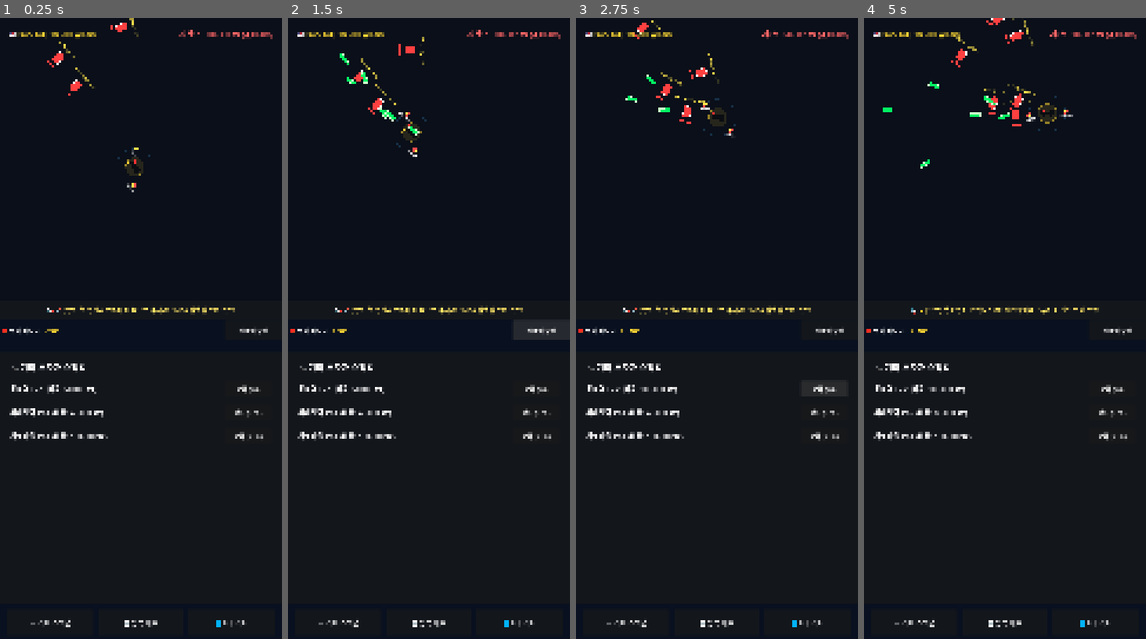
Above: before the commit, frames 1-4 (left to right).
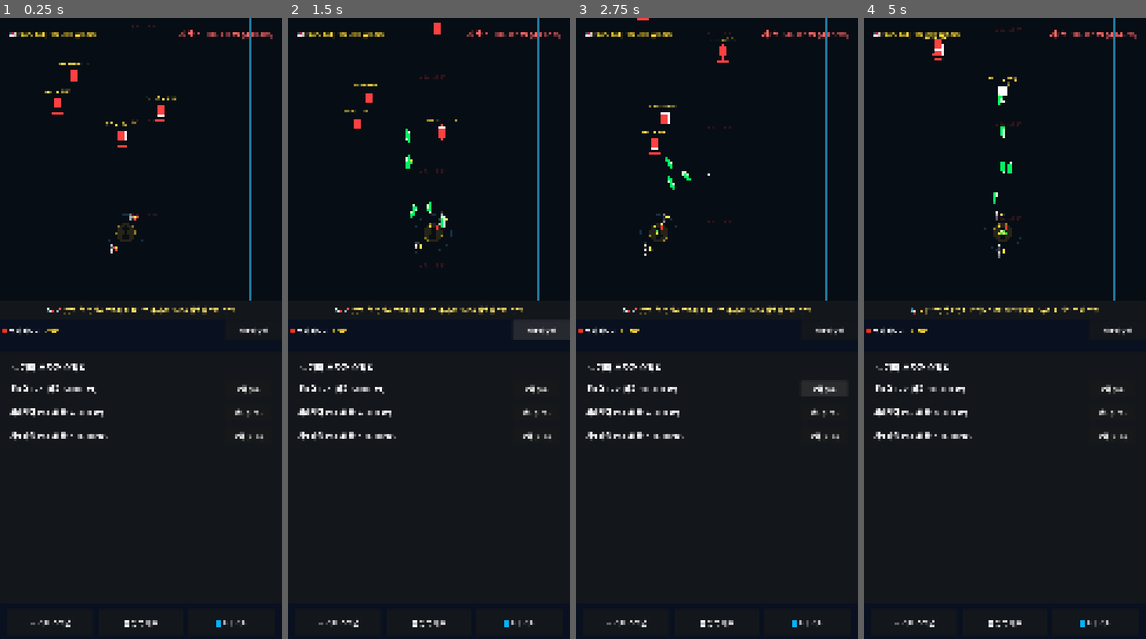
Above: after the commit, the same moments.

Repository: gamcatch/stock-rpg
Game: Godot game, scene res://scenes/ui/main_screen.tscn
Same seed, same stepped clock (60 frames per second), same inputs: the game is played once before the commit and once after it.
Inputs (mouse positions are in pixels of both pictures, inside the frame that each line leads up to):
- Up to frame 1 (0.25 s): no input
- Up to frame 2 (1.5 s): move the mouse to (491, 303) at 0.52 s; hold D (move_right) 0.53-1.25 s; click (491, 303) at 0.67 s; click "원클릭 수령" at 1.25 s
- Up to frame 3 (2.75 s): click "강화 (+8)" at 2 s
- Up to frame 4 (5 s): drag from (948, 365) to (1005, 117) at 2.77 s; click "강화 (+80)" at 3.5 s; move the mouse to (1033, 191) at 4.27 s; hold D (move_right) from 4.28 s (still down)

The runs differ from the first frame. In frame 1, 1.4% of the frame differs, in the area x 15-90%, y 0-46%; in frame 2, 1.6%; in frame 3, 1.6%; in frame 4, 1.9%, in the area x 6-95%, y 0-46%.

Commit message:
fix: 방치형 맵 무한 스크롤 연출, 캔들 몬스터 피격/처치 및 개미 앵커링 수정

Diff:
--- a/scenes/battle/battle_field.gd
+++ b/scenes/battle/battle_field.gd
@@ -18,33 +18,34 @@
 var scroll_offset_y: float = 0.0
 
 func _ready():
-	# 1. 단일 개미 플레이어 생성
+	# 1. 단일 개미 플레이어 생성 (하단 앵커)
 	player = player_ant_scene.instantiate()
-	player.position = Vector2(540, 600)
+	player.position = Vector2(540, 820)
 	add_child(player)
 
 	# 2. 실시간 속보 시그널 연결
 	if MarketDataManager.has_signal("breaking_news_alert"):
 		MarketDataManager.breaking_news_alert.connect(_on_breaking_news_received)
 
-	# 3. 초기 스폰 3개 종목
-	for i in range(3):
-		_spawn_random_stock_enemy(Vector2(randf_range(200, 880), player.position.y - randf_range(300, 600)))
+	# 3. 초기 스폰 4개 종목 (상단~중단)
+	for i in range(4):
+		_spawn_random_stock_enemy(Vector2(randf_range(200, 880), randf_range(150, 450)))
 
 func _process(delta: float):
 	if Global.is_game_over or Global.is_paused:
 		return
 
-	scroll_offset_y += delta * 60.0
+	# 시원하게 아래로 스크롤되는 속도감 (전진하는 연출)
+	scroll_offset_y += delta * 220.0
 	queue_redraw()
 
-	# 캔들 몬스터 주기적 스폰
+	# 캔들 몬스터 주기적 스폰 (상단에서 등장)
 	spawn_timer += delta
 	if spawn_timer >= spawn_interval:
 		spawn_timer = 0.0
 		var enemies_count = get_tree().get_nodes_in_group("enemies").size()
-		if enemies_count < 12 and player != null:
-			var spawn_pos = Vector2(randf_range(160, 920), player.position.y - randf_range(350, 650))
+		if enemies_count < 10 and player != null:
+			var spawn_pos = Vector2(randf_range(180, 900), randf_range(-60, 20))
 			_spawn_random_stock_enemy(spawn_pos)
 
 # ------------------------------------------------------------------------------
@@ -98,9 +99,8 @@
 	print("[BattleField] 주식 속보 수신! 개미 전방에 긴급 이벤트 포털을 생성합니다: ", headline)
 
 	var portal = news_portal_scene.instantiate()
-	# 개미 전방 180px 위치에 스폰
-	var spawn_offset = Vector2(0, -180).rotated(player.rotation)
-	portal.position = player.position + spawn_offset
+	# 개미 전방(위쪽) 200px 위치에 스폰
+	portal.position = Vector2(player.position.x, player.position.y - 200.0)
 
 	var stock_name = "관련 우량주"
 	if headline.contains("한미반도체"): stock_name = "한미반도체"
@@ -113,19 +113,35 @@
 	add_child(portal)
 
 # ------------------------------------------------------------------------------
-# 🎨 배경 차트 그리드 렌더링 (사이버틱 네온 MTS 분위기)
+# 🎨 배경 차트 고속도로 렌더링 (살아 숨쉬는 증시 전장)
 # ------------------------------------------------------------------------------
 func _draw():
+	var font = ThemeDB.fallback_font
+
+	# 1. 짙은 사이버 차트 배경
 	var bg_rect = Rect2(0, 0, 1080, 1080)
-	draw_rect(bg_rect, Color(0.04, 0.06, 0.10))
+	draw_rect(bg_rect, Color(0.03, 0.05, 0.08))
 
-	# 네온 그리드 라인
-	var grid_size = 120.0
-	var offset_y = fmod(scroll_offset_y, grid_size)
+	# 2. 고속도로 사이드 네온 가드레일 (좌/우)
+	draw_line(Vector2(120, 0), Vector2(120, 1080), Color(0.18, 0.75, 1.0, 0.6), 3.0)
+	draw_line(Vector2(960, 0), Vector2(960, 1080), Color(0.18, 0.75, 1.0, 0.6), 3.0)
 
-	for y in range(int(-grid_size), 1080 + int(grid_size), int(grid_size)):
-		var line_y = float(y) + offset_y
-		draw_line(Vector2(0, line_y), Vector2(1080, line_y), Color(0.12, 0.20, 0.32, 0.4), 1.0)
+	# 3. 아래로 고속 질주하는 도로 차선 (Street Dashes)
+	var dash_length = 60.0
+	var gap = 50.0
+	var total_step = dash_length + gap
+	var scroll_y = fmod(scroll_offset_y, total_step)
 
-	for x in range(0, 1080, int(grid_size)):
-		draw_line(Vector2(x, 0), Vector2(x, 1080), Color(0.12, 0.20, 0.32, 0.3), 1.0)
+	var lanes = [380.0, 540.0, 700.0]
+	for lane_x in lanes:
+		for y in range(-int(total_step), 1080 + int(total_step), int(total_step)):
+			var start_pt = Vector2(lane_x, float(y) + scroll_y)
+			var end_pt = Vector2(lane_x, float(y) + scroll_y + dash_length)
+			draw_line(start_pt, end_pt, Color(0.3, 0.8, 1.0, 0.45), 2.5)
+
+	# 4. 도로 바닥에 은은하게 흐르는 홀로그램 상승 텍스트 ("BULL RUN ▲ 떡상")
+	var text_step = 360.0
+	var text_scroll_y = fmod(scroll_offset_y * 0.7, text_step)
+	for ty in range(-int(text_step), 1080 + int(text_step), int(text_step)):
+		var pos_y = float(ty) + text_scroll_y
+		draw_string(font, Vector2(500, pos_y), "▲ BULL RUN", HORIZONTAL_ALIGNMENT_CENTER, -1, 18, Color(1.0, 0.25, 0.25, 0.18))
--- a/scenes/battle/player_ant.gd
+++ b/scenes/battle/player_ant.gd
@@ -38,27 +38,24 @@
 
 	orbit_angle += delta * 2.5
 
-	# 1. 자동 목표 탐색 및 전진 (Auto-Nav)
+	# 1. 자동 목표 탐색 및 좌우 조준 기동 (방치형 RPG 레이아웃)
 	var target = _find_nearest_enemy()
+	var base_y = 820.0
+
 	if target and is_instance_valid(target):
-		var to_target = (target.global_position - global_position)
-		var dist = to_target.length()
+		var target_x = clamp(target.global_position.x, 180.0, 900.0)
+		var desired_pos = Vector2(target_x, base_y)
+		global_position = global_position.lerp(desired_pos, 6.0 * delta)
 
-		# 사거리 유지하며 접근
-		if dist > 200.0:
-			velocity = to_target.normalized() * move_speed
-		elif dist < 120.0:
-			velocity = -to_target.normalized() * (move_speed * 0.5)
-		else:
-			velocity = Vector2(-to_target.y, to_target.x).normalized() * (move_speed * 0.6)
+		# 전방 적 조준
+		var aim_angle = (target.global_position - global_position).angle()
+		rotation = lerp_angle(rotation, aim_angle, 15.0 * delta)
+	else:
+		# 적이 없으면 중앙 복귀 및 전방 조준
+		var center_pos = Vector2(540.0, base_y)
+		global_position = global_position.lerp(center_pos, 4.0 * delta)
+		rotation = lerp_angle(rotation, -PI / 2.0, 10.0 * delta)
 
-		rotation = lerp_angle(rotation, to_target.angle(), 12.0 * delta)
-	else:
-		# 적이 없으면 전방(위쪽)으로 완만히 전진
-		velocity = Vector2(0, -move_speed * 0.8)
-		rotation = lerp_angle(rotation, -PI/2.0, 8.0 * delta)
-
-	move_and_slide()
 	queue_redraw()
 
 	# 2. 자동 사격 프로세스
--- a/scenes/battle/stock_candle_enemy.gd
+++ b/scenes/battle/stock_candle_enemy.gd
@@ -22,7 +22,10 @@
 var hit_flash_timer: float = 0.0
 var exp_gem_scene: PackedScene = preload("res://scenes/exp_gem.tscn")
 
+var floating_damages: Array = [] # { text, pos, alpha, life }
+
 func _ready():
+	add_to_group("enemy")
 	add_to_group("enemies")
 	current_hp = max_hp
 	is_bull = (rate >= 0.0)
@@ -34,11 +37,11 @@
 	sector = s_sector
 	is_bull = (rate >= 0.0)
 
-	# 등락률에 따른 스탯 조정
+	# 등락률에 따른 스탯 조정 (상한가일수록 더 큰 보너스)
 	if is_bull:
-		max_hp = 80.0 + min(rate * 15.0, 300.0)
+		max_hp = 50.0 + min(rate * 10.0, 200.0)
 	else:
-		max_hp = 120.0 + min(abs(rate) * 20.0, 400.0) # 하락장일수록 더 단단한 저항
+		max_hp = 70.0 + min(abs(rate) * 12.0, 250.0)
 	current_hp = max_hp
 	queue_redraw()
 
@@ -49,26 +52,52 @@
 	if hit_flash_timer > 0:
 		hit_flash_timer -= delta
 
+	# 플로팅 데미지 텍스트 갱신
+	for i in range(floating_damages.size() - 1, -1, -1):
+		var fd = floating_damages[i]
+		fd["life"] -= delta
+		fd["pos"].y -= 40.0 * delta
+		fd["alpha"] = clamp(fd["life"] / 0.8, 0.0, 1.0)
+		if fd["life"] <= 0:
+			floating_damages.remove_at(i)
+
 	var player = get_tree().get_first_node_in_group("player")
 	if player and is_instance_valid(player):
-		var dir = (player.global_position - global_position).normalized()
+		# 플레이어 방향으로 전진
+		var to_player = (player.global_position - global_position)
+		var dir = to_player.normalized()
 		velocity = dir * move_speed
-		rotation = lerp_angle(rotation, dir.angle(), 8.0 * delta)
-		move_and_slide()
 
-		# 플레이어 접촉 공격
-		if global_position.distance_to(player.global_position) < 32.0:
-			player.current_hp -= 15.0 * delta
-			Global.player_hp = player.current_hp
+		# 플레이어 접촉 시 약한 피해
+		if to_player.length() < 36.0:
+			if player.has_method("take_hit"):
+				player.take_hit(12.0 * delta)
+			elif "current_hp" in player:
+				player.current_hp -= 12.0 * delta
+				Global.player_hp = player.current_hp
+	else:
+		# 플레이어가 없으면 화면 아래로 이동
+		velocity = Vector2(0, move_speed)
 
+	move_and_slide()
 	queue_redraw()
 
-func take_damage(amount: float, is_crit: bool = false):
+func take_damage(amount: float, extra_arg = null):
 	current_hp -= amount
-	hit_flash_timer = 0.12
+	hit_flash_timer = 0.15
 	SoundManager.play_hit()
 
+	# 플로팅 데미지 숫자 생성
+	floating_damages.append({
+		"text": "-%d" % int(amount),
+		"pos": Vector2(randf_range(-15, 15), -20),
+		"color": Color(1.0, 0.9, 0.2) if is_bull else Color(0.4, 0.8, 1.0),
+		"life": 0.8,
+		"alpha": 1.0
+	})
+
 	if current_hp <= 0:
+		_die()
 		_die()
 
 func _die():
@@ -115,3 +144,10 @@
 	var hp_ratio = clamp(current_hp / max_hp, 0.0, 1.0)
 	draw_rect(Rect2(-20, 36, 40, 5), Color(0.1, 0.1, 0.1, 0.8))
 	draw_rect(Rect2(-20, 36, 40 * hp_ratio, 5), candle_color)
+
+	# 5. 플로팅 데미지 텍스트 렌더링
+	for fd in floating_damages:
+		var c = fd.get("color", Color.YELLOW)
+		c.a = fd.get("alpha", 1.0)
+		draw_string(font, fd["pos"], fd["text"], HORIZONTAL_ALIGNMENT_CENTER, -1, 14, c)
+	draw_rect(Rect2(-20, 36, 40 * hp_ratio, 5), candle_color)
--- a/scenes/battle/stock_candle_enemy.tscn
+++ b/scenes/battle/stock_candle_enemy.tscn
@@ -1,9 +1,12 @@
-[gd_scene load_steps=3 format=3 uid="uid://bstock_enemy_001"]
+[gd_scene load_steps=4 format=3 uid="uid://bstock_enemy_001"]
 
 [ext_resource type="Script" path="res://scenes/battle/stock_candle_enemy.gd" id="1_enemy"]
 
 [sub_resource type="RectangleShape2D" id="RectangleShape2D_body"]
 size = Vector2(36, 56)
+
+[sub_resource type="RectangleShape2D" id="RectangleShape2D_hurtbox"]
+size = Vector2(40, 60)
 
 [node name="StockCandleEnemy" type="CharacterBody2D"]
 collision_layer = 2
@@ -12,3 +15,10 @@
 
 [node name="CollisionShape2D" type="CollisionShape2D" parent="."]
 shape = SubResource("RectangleShape2D_body")
+
+[node name="Hurtbox" type="Area2D" parent="." groups=["enemy_hurtbox"]]
+collision_layer = 2
+collision_mask = 1
+
+[node name="CollisionShape2D" type="CollisionShape2D" parent="Hurtbox"]
+shape = SubResource("RectangleShape2D_hurtbox")
--- a/scenes/exp_gem.gd
+++ b/scenes/exp_gem.gd
@@ -26,6 +26,10 @@
 		var dir = (target_player.global_position - global_position).normalized()
 		global_position += dir * speed * delta
 		return
+	else:
+		var p = target_player if is_instance_valid(target_player) else get_tree().get_first_node_in_group("player")
+		if is_instance_valid(p) and global_position.distance_to(p.global_position) < 600.0:
+			attract_to(p)
 
 	# Staggered periodic cull check for abandoned distant gems
 	cull_timer += delta
